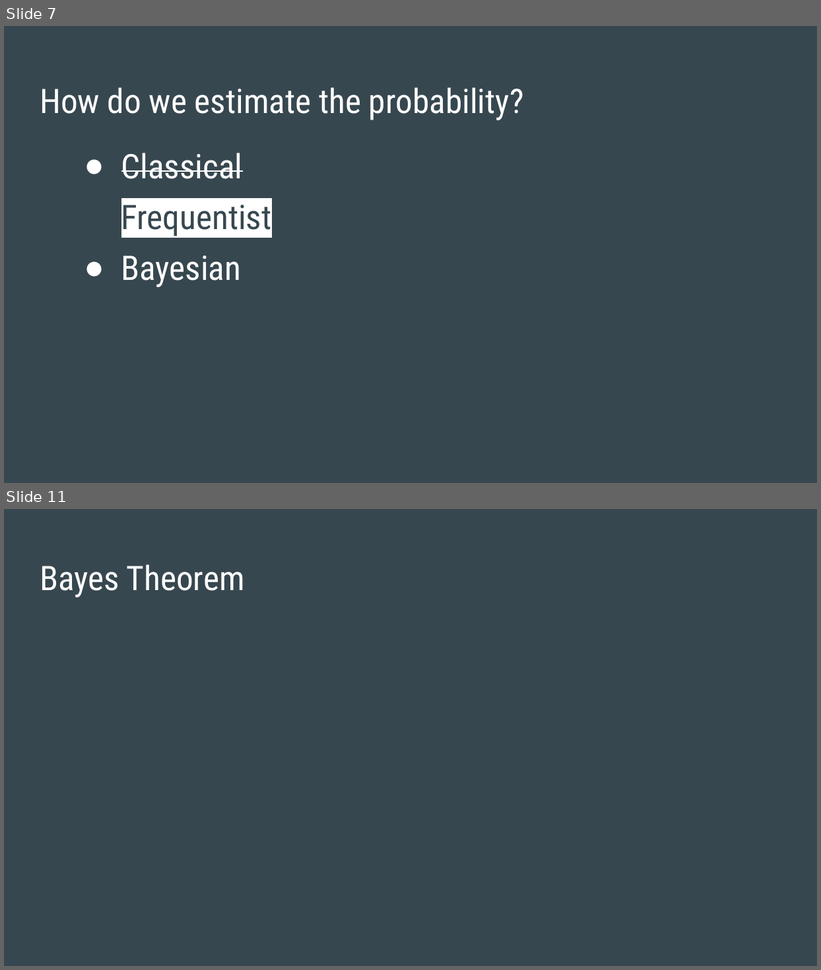
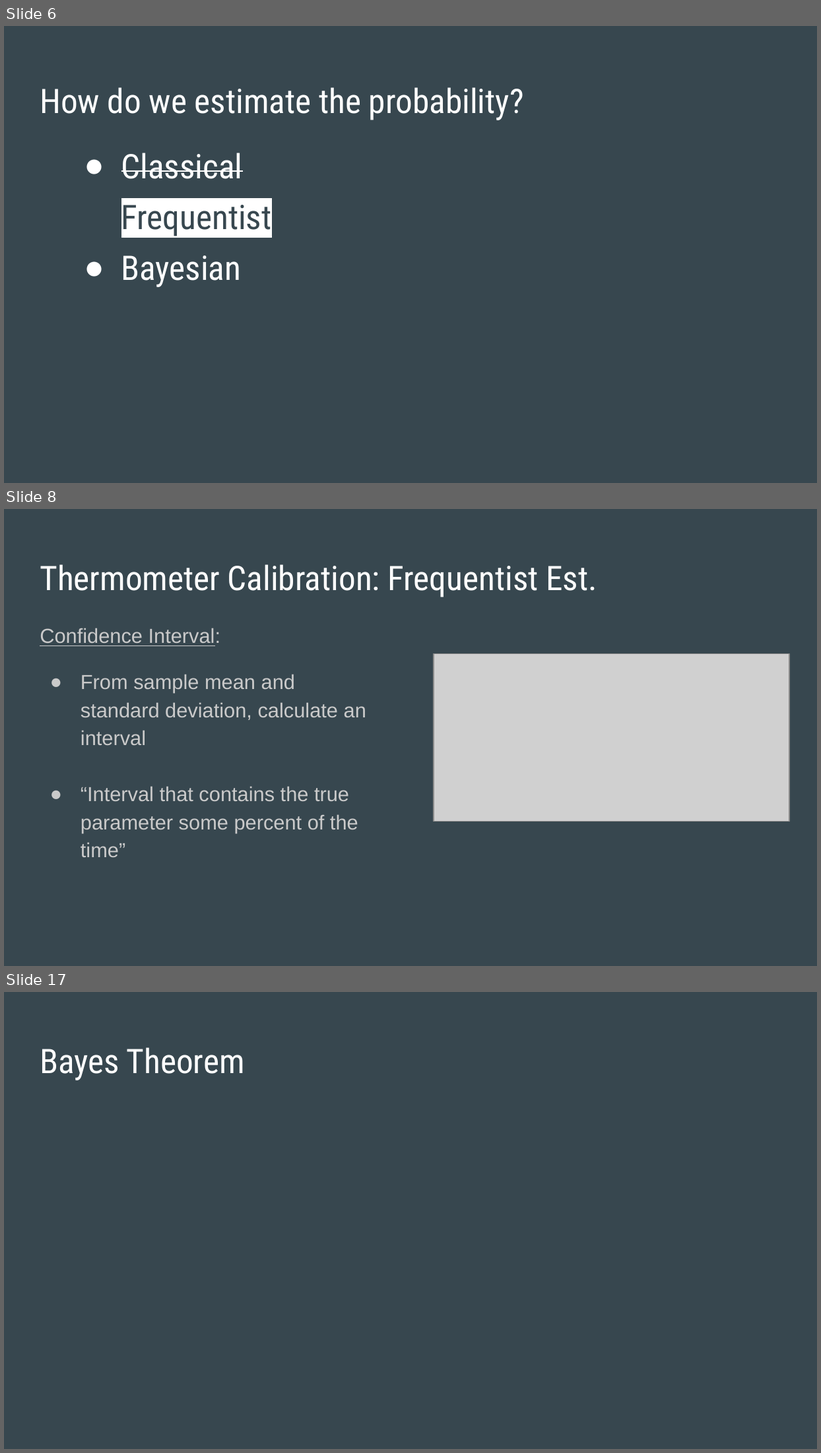
Before and after one commit to SThornewillvE/Hamburg_DS_Meetup_Bayesian-Stats_Intro, a slide deck: slides/intro_to_bayes_slides.pptx. Shown one above the other, each under a label of ours: slides 7 and 11 before the commit, slides 6, 8 and 17 after it; the slides between them are not shown. The pictures are 821x970 and 821x1453 pixels, drawn with LibreOffice and Linux fonts; fonts in the diff are those of the drawing; grey boxes stand for pictures. Boxes give left, top, right and bottom in pixels: in the first picture for what was removed or moved away, otherwise in the second. Text is boxed around its words. In the diff, an @@ line names an element or a change of style, - is before the commit and + after.

```diff
--- a/slides/intro_to_bayes_slides.pptx
+++ b/slides/intro_to_bayes_slides.pptx
@@ slide 8 added at [4, 509, 817, 966], background #37474F @@
@@ title added at [40, 564, 597, 597], 30 pt, text #FFFFFF @@
+Thermometer Calibration: Frequentist Est.
@@ text added at [40, 628, 366, 857], 18 pt, text #CACACA @@
+Confidence Interval:
+● From sample mean and standard deviation, calculate an interval
+● “Interval that contains the true parameter some percent of the time”
@@ picture added at [433, 654, 789, 822] @@
@@ what was slide 7 is now slide 6 @@
@@ what was slide 11 is now slide 17 @@
```
Also in this commit, not shown: 2 slides changed, 7 other slides added, 2 slides removed, 1 other file.
